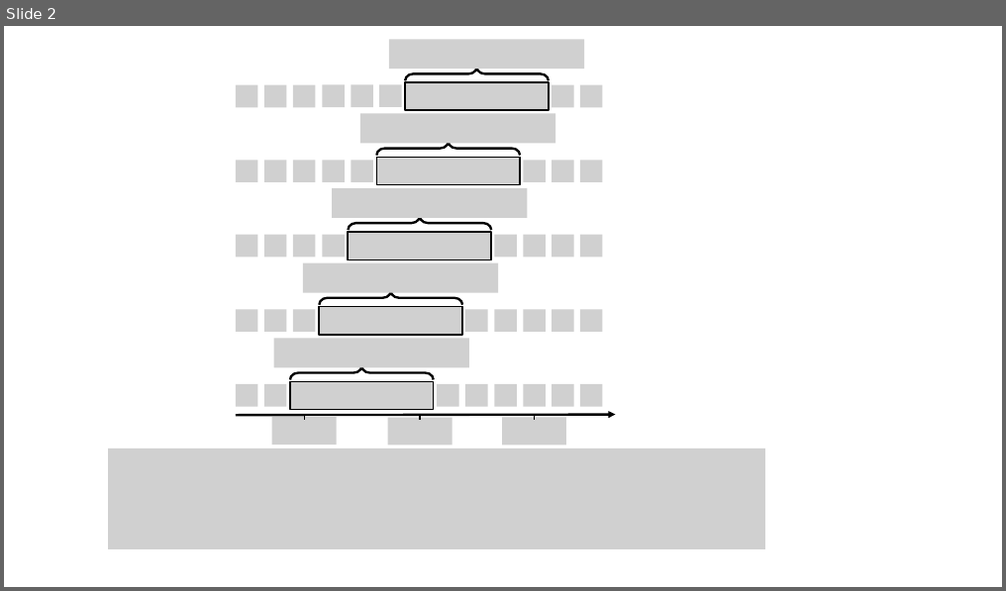
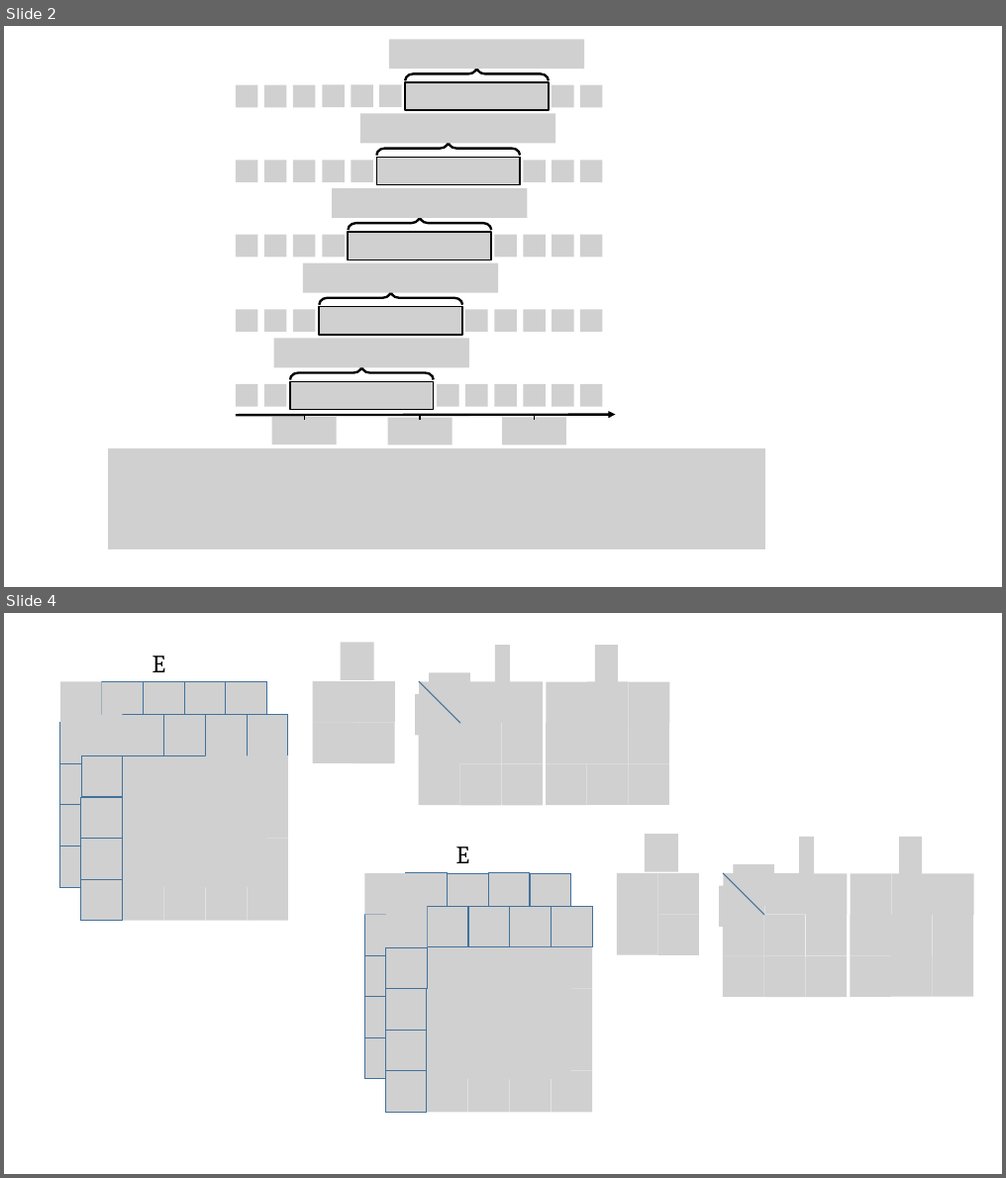
Before and after one commit to David-Taub/HOP-HMM, a slide deck: Help/Figures4.pptx. Shown one above the other, each under a label of ours: slide 2 before the commit, slides 2 and 4 after it; the slides between them are not shown. The pictures are 1006x591 and 1006x1178 pixels, drawn with LibreOffice and Linux fonts; fonts in the diff are those of the drawing; grey boxes stand for pictures. Boxes give left, top, right and bottom in pixels: in the first picture for what was removed or moved away, otherwise in the second. Text is boxed around its words. In the diff, an @@ line names an element or a change of style, - is before the commit and + after.

```diff
--- a/Help/Figures4.pptx
+++ b/Help/Figures4.pptx
@@ slide 4 added at (4, 613, 1002, 1174), background #FFFFFF @@
@@ picture added at (341, 642, 374, 680) @@
@@ text added at (152, 656, 166, 672), 24 pt, text #000000 @@
+E
@@ picture added at (495, 646, 510, 683) @@
@@ picture added at (595, 646, 618, 683) @@
@@ group added at (60, 672, 670, 921): 74 pictures, 1 line @@
@@ text added at (456, 847, 470, 863), 24 pt, text #000000 @@
+E
@@ picture added at (645, 834, 678, 872) @@
@@ picture added at (799, 837, 814, 875) @@
@@ picture added at (899, 837, 922, 875) @@
@@ group added at (364, 864, 974, 1112): 74 pictures, 1 line @@
```
Also in this commit, not shown: 1 slide changed, 1 other slide added, 6 other files.
